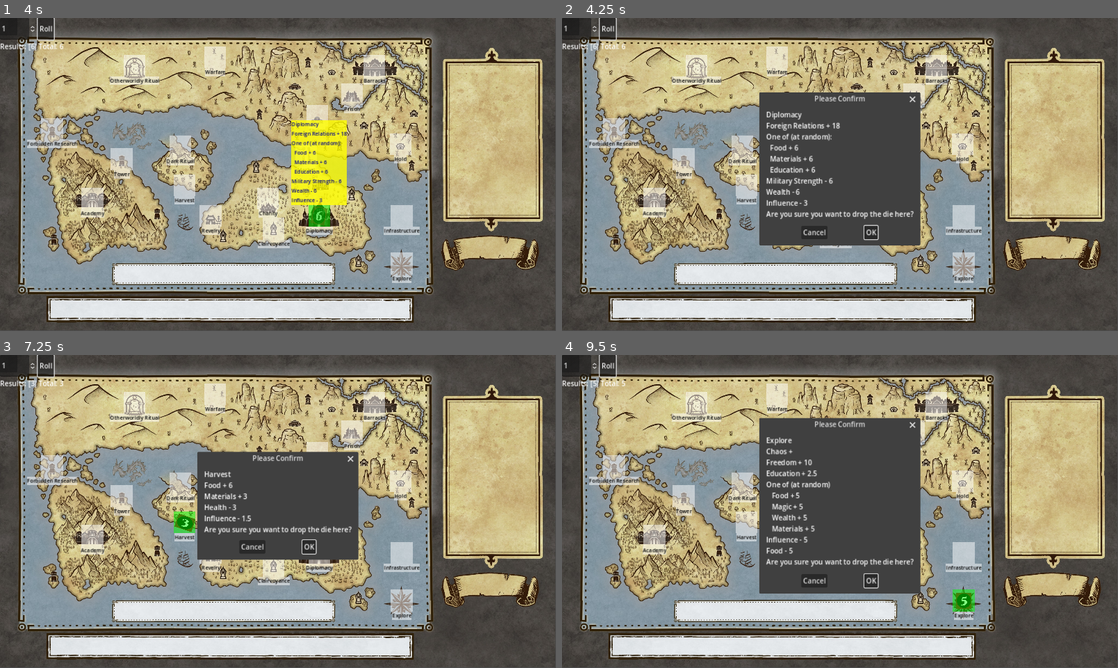
Above: before the commit, frames 1-4 (two rows, left to right).
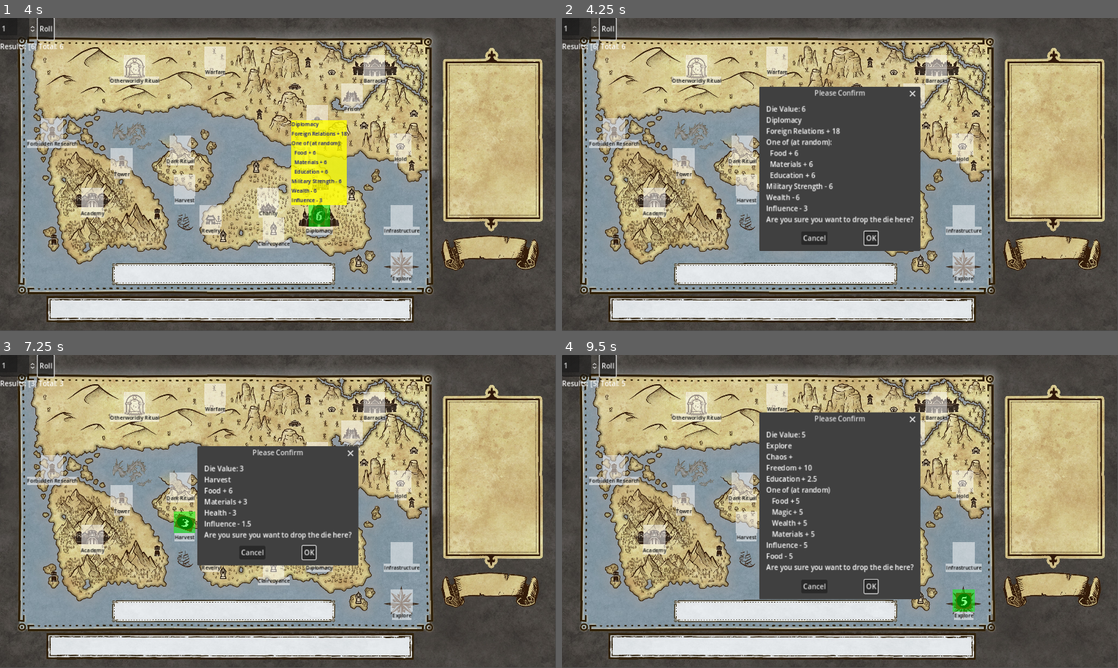
Above: after the commit, the same moments.

Repository: Evenwood/godotgamejam77
Game: Godot game, scene res://Main.tscn
Same seed, same stepped clock (60 frames per second), same inputs: the game is played once before the commit and once after it.
Inputs (mouse positions are in pixels of both pictures, inside the frame that each line leads up to):
- Up to frame 1 (4 s): click "Start Game" at 0.5 s; click "Roll" at 1.25 s; click "Roll" at 2 s; click "Roll" at 2.75 s; tap Enter at 3.5 s; drag from (216, 274) to (316, 215) at 3.52 s
- Up to frame 2 (4.25 s): no input
- Up to frame 3 (7.25 s): click "OK" at 4.25 s; tap Space at 5, 6.5 s; drag from (316, 552) to (183, 520) at 5.02 s; tap Enter at 5.75 s; move the mouse to (333, 442) at 5.77 s; click (333, 442) at 5.92 s; drag from (216, 611) to (183, 520) at 6.52 s
- Up to frame 4 (9.5 s): click "OK" at 7.25 s; tap Enter at 8 s; move the mouse to (1006, 558) at 8.02 s; click (1006, 558) at 8.17 s; drag from (778, 611) to (962, 599) at 8.77 s

Frame 1 is identical in both runs. In frame 2, 3.9% of the frame differs, in the area x 35-65%, y 22-75%; in frame 3, 2.9%; in frame 4, 3.8%.

Commit message:
Can't drop where there is already a die.

Diff:
--- a/game/DiceControl/die.gd
+++ b/game/DiceControl/die.gd
@@ -89,6 +89,8 @@
 				change_appearance(dragging)
 				# Are we over the drop zone?
 				if current_drop_zone:
+					if current_drop_zone.has_dropped_die():
+						return
 					current_drop_zone.emit_signal("item_dropped", self)
 				else:
 					position = orig_position
@@ -113,6 +115,8 @@
 
 func _on_area_entered(area):
 	if area.is_in_group("drop_zone"):
+		if area.has_dropped_die():
+			return
 		current_drop_zone = area
 		current_drop_zone.set_die_value(value)
 		# Explicitly call this so that the ordering gets set
--- a/game/DropZoneControl/drop_zone.gd
+++ b/game/DropZoneControl/drop_zone.gd
@@ -17,6 +17,7 @@
 var die_value = 1
 var dialog = ConfirmationDialog.new()
 var dropped_die = null
+var filled = false
 
 # Called when the node enters the scene tree for the first time.
 func _ready() -> void:
@@ -37,6 +38,8 @@
 	pass
 
 func on_area_entered(area) -> void:
+	if filled:
+		return
 	sprite.modulate = Color(0, 1, 0, 0.5) # Green tint
 	set_info_text(Actions.actionText(action_id, die_value))
 	show_info()
@@ -84,12 +87,16 @@
 	action_id = id
 
 func _on_item_dropped(item):
+	if filled:
+		return
 	item.dropped = true
 	#print("Drop Zone")
 	dropped_die = item
 	#dialog.popup_centered()
 	info_label.hide()
-	dialog.dialog_text = info_label.text + "\nAre you sure you want to drop the die here?"
+	dialog.dialog_text = "Die Value: " + str(dropped_die.value) + "\n" + \
+		info_label.text + \
+		"\nAre you sure you want to drop the die here?"
 	dialog.popup_centered()
 	#print("--------")
 
@@ -120,7 +127,12 @@
 	var dice_scene = get_tree().root.find_child("DiceScene", true, false)
 	dropped_die.position = dice_scene.to_local(global_position + sprite.size / 2)
 	dropped_die.z_index = z_index + 1 # Move it in front
+	filled = true
 
 func _on_canceled():
 	#print("User canceled")
+	filled = false
 	dropped_die.cancel_drop()
+
+func has_dropped_die():
+	return filled
